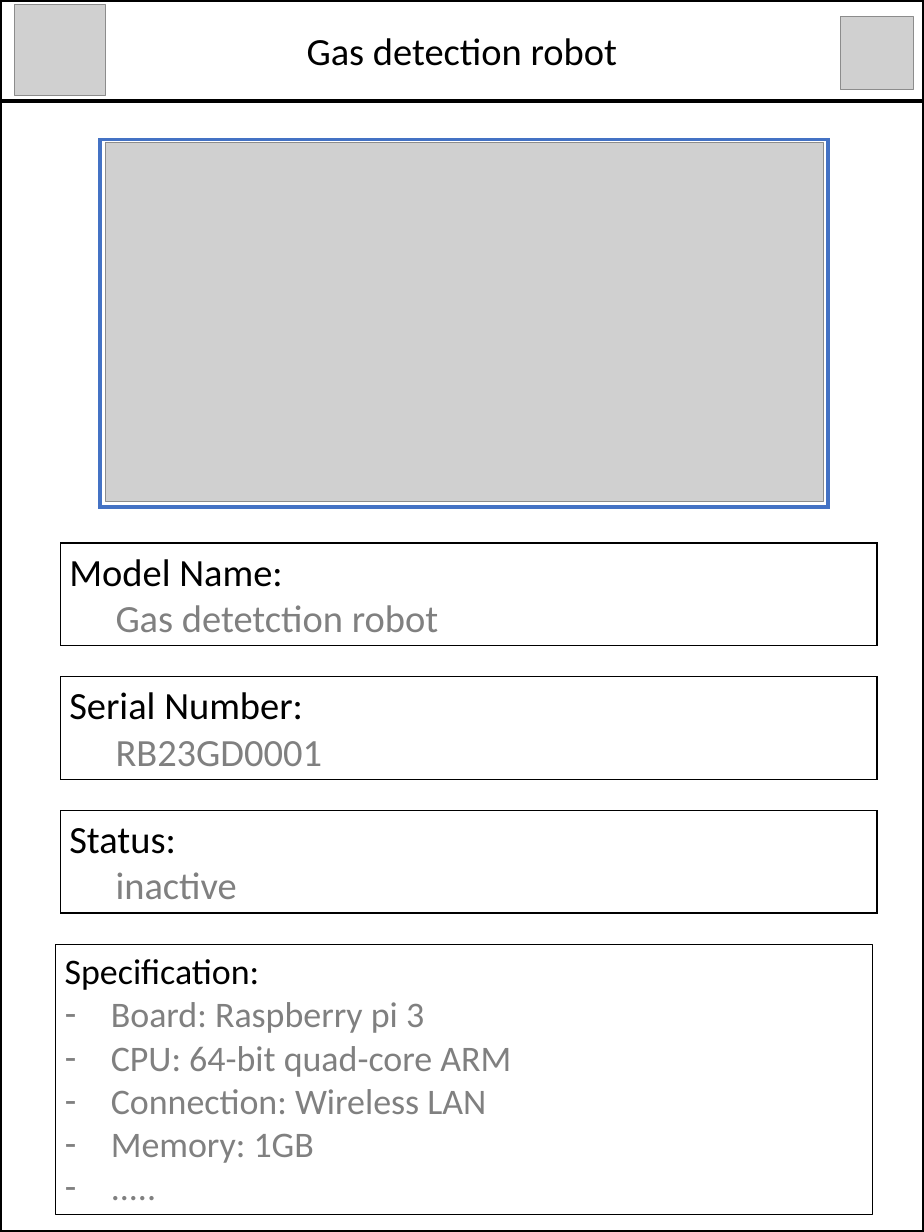
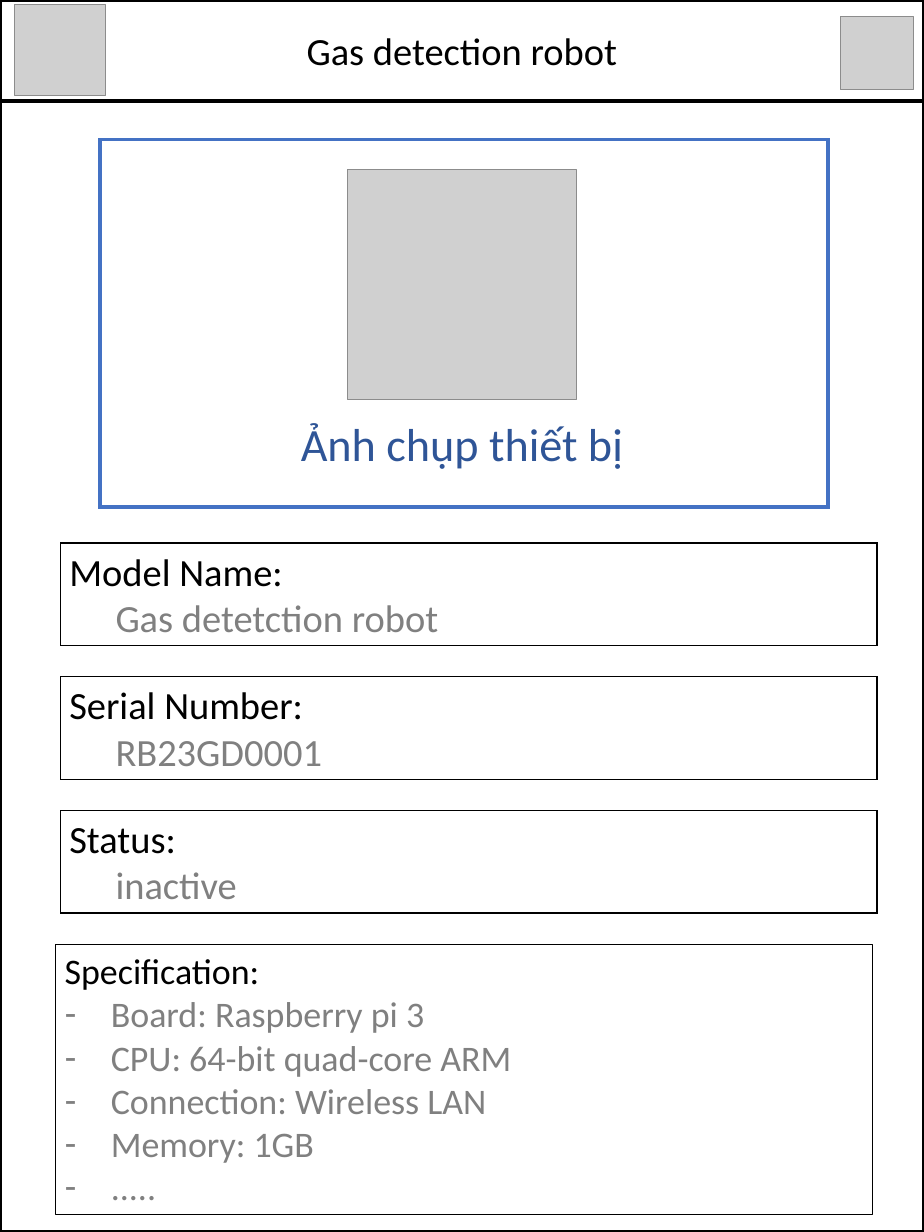
Before and after one commit to nguyenquanghungktmt/Graduation.GasDetectionRobotSystem, a slide deck: slide 3 of UI Design/Raw UI Design.pptx. Drawn at 924x1232 pixels with LibreOffice and Linux fonts; fonts in the diff are those of the drawing; grey boxes stand for pictures. Boxes give left, top, right and bottom in pixels: in the first picture for what was removed or moved away, otherwise in the second. Text is boxed around its words. In the diff, an @@ line names an element or a change of style, - is before the commit and + after.

```diff
--- a/UI Design/Raw UI Design.pptx
+++ b/UI Design/Raw UI Design.pptx
@@ picture removed at <box>105,142,823,502</box> @@
@@ picture added at <box>347,170,577,399</box> @@
@@ text added at <box>301,423,623,469</box>, 36 pt, text #2F5597 @@
+Ảnh chụp thiết bị
```
Also in this commit, not shown: 1 other slide changed, 2 other files.
